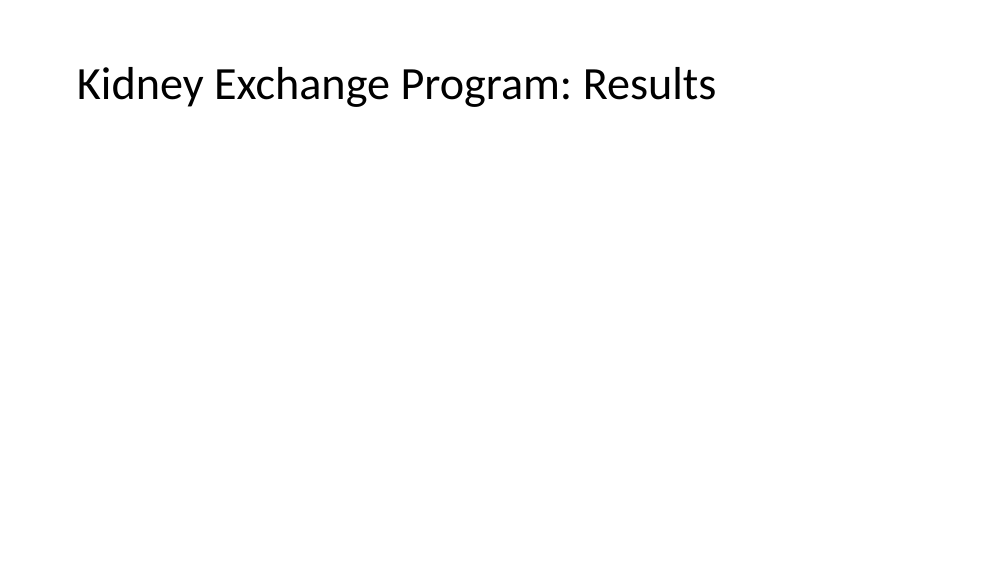
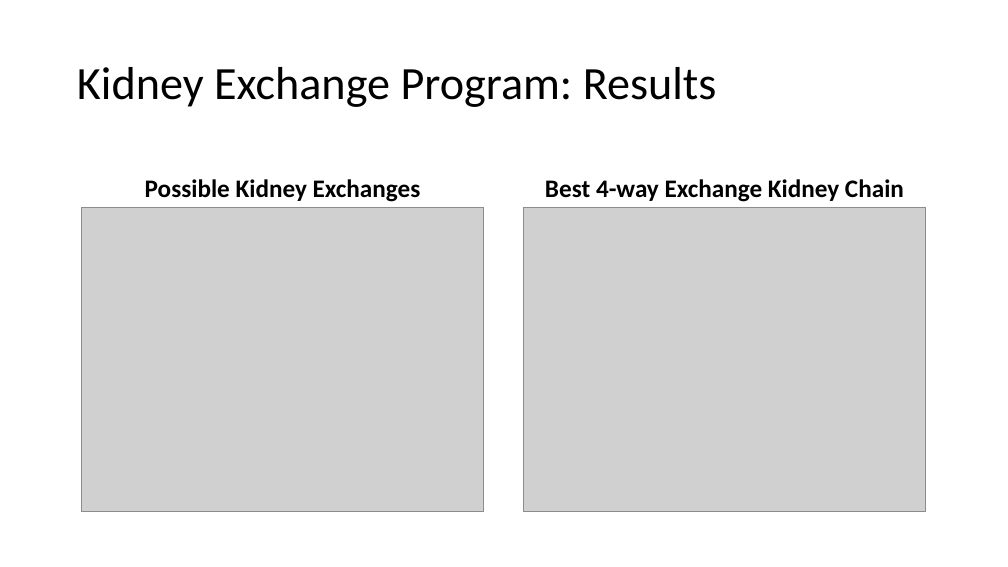
Before and after one commit to Kjarten/KidneyExchange-IS, a slide deck: slide 9 of Kidney Exchange Program.pptx. Drawn at 1008x567 pixels with LibreOffice and Linux fonts; fonts in the diff are those of the drawing; grey boxes stand for pictures. Boxes give left, top, right and bottom in pixels: in the first picture for what was removed or moved away, otherwise in the second. Text is boxed around its words. In the diff, an @@ line names an element or a change of style, - is before the commit and + after.

```diff
--- a/Kidney Exchange Program.pptx
+++ b/Kidney Exchange Program.pptx
@@ text added at (145,179,421,202), 24 pt, text #000000, bold @@
+Possible Kidney Exchanges
@@ text added at (545,179,904,202), 24 pt, text #000000, bold @@
+Best 4-way Exchange Kidney Chain
@@ picture added at (82,207,484,512) @@
@@ picture added at (523,207,926,512) @@
```
Also in this commit, not shown: 2 other slides changed, 3 slides added.
